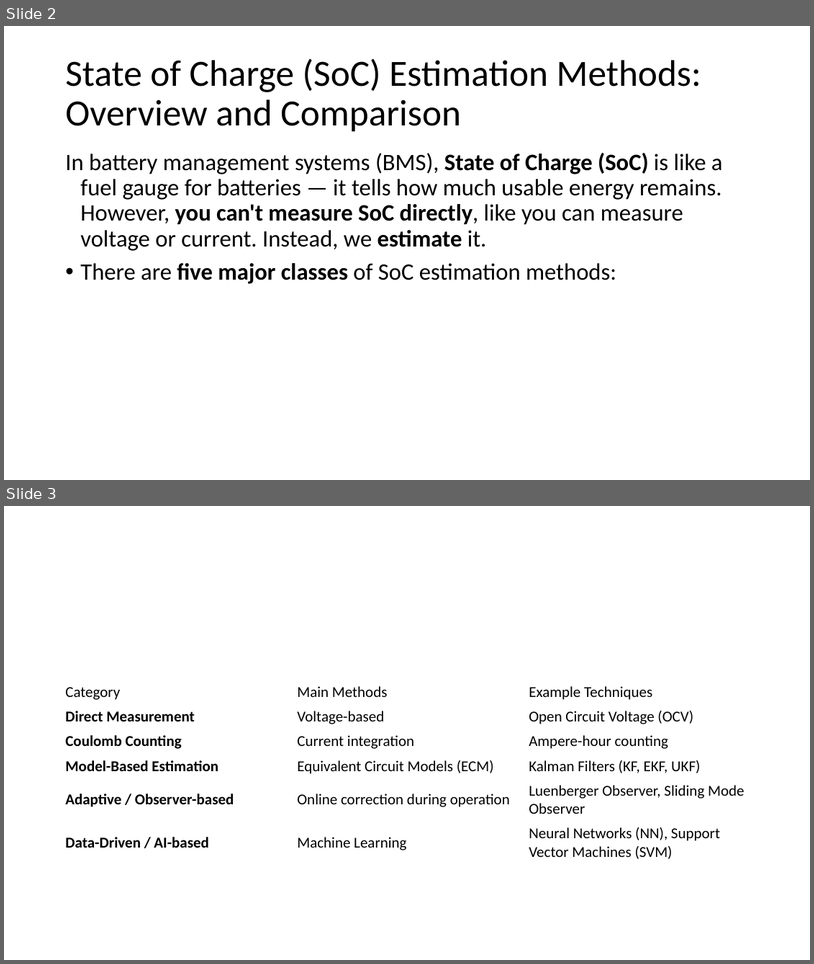
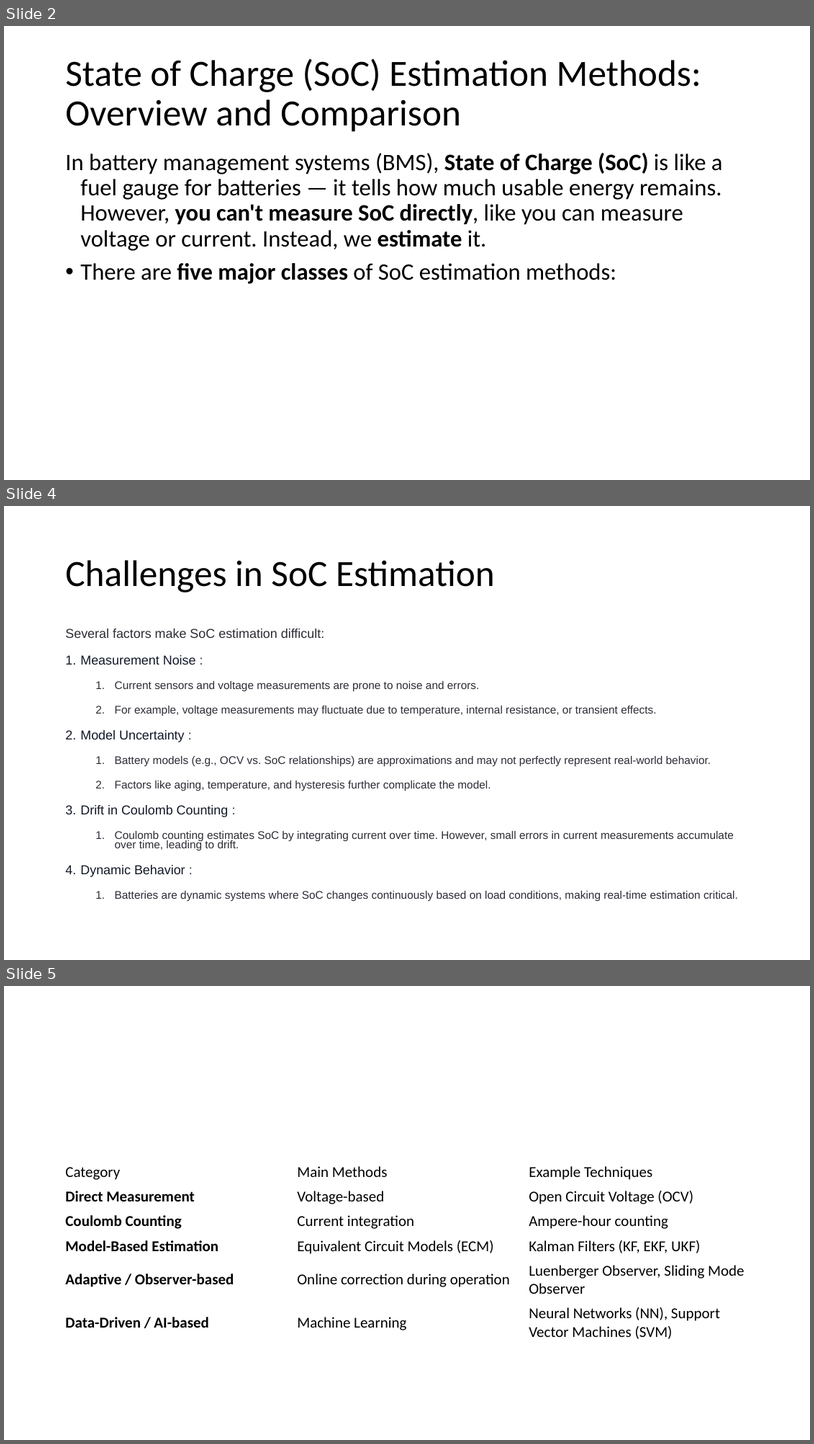
Before and after one commit to DrHammerhead/SoC-estimation, a slide deck: SoC Estimation.pptx. Shown one above the other, each under a label of ours: slides 2 and 3 before the commit, slides 2, 4 and 5 after it; the slides between them are not shown. The pictures are 814x964 and 814x1444 pixels, drawn with LibreOffice and Linux fonts; fonts in the diff are those of the drawing. Boxes give left, top, right and bottom in pixels: in the first picture for what was removed or moved away, otherwise in the second. Text is boxed around its words. In the diff, an @@ line names an element or a change of style, - is before the commit and + after.

Commit message:
Powerpoint update

```diff
--- a/SoC Estimation.pptx
+++ b/SoC Estimation.pptx
@@ slide 4 added at [4,506,810,960], background #FFFFFF @@
@@ title added at [65,560,495,592], 44 pt, text #000000 @@
+Challenges in SoC Estimation
@@ text added at [65,628,738,901], 13.2 pt, text #2C2C36 @@
+Several factors make SoC estimation difficult:
+1. Measurement Noise :
+  1. Current sensors and voltage measurements are prone to noise and errors.
+  2. For example, voltage measurements may fluctuate due to temperature, internal resistance, or transient effects.
+2. Model Uncertainty :
+  1. Battery models (e.g., OCV vs. SoC relationships) are approximations and may not perfectly represent real-world behavior.
+  2. Factors like aging, temperature, and hysteresis further complicate the model.
+3. Drift in Coulomb Counting :
+  1. Coulomb counting estimates SoC by integrating current over time. However, small errors in current measurements accumulate over time, leading to drift.
+4. Dynamic Behavior :
+  1. Batteries are dynamic systems where SoC changes continuously based on load conditions, making real-time estimation critical.
@@ what was slide 3 is now slide 5 @@
```
Also in this commit, not shown: 9 other slides added, 1 slide removed.
